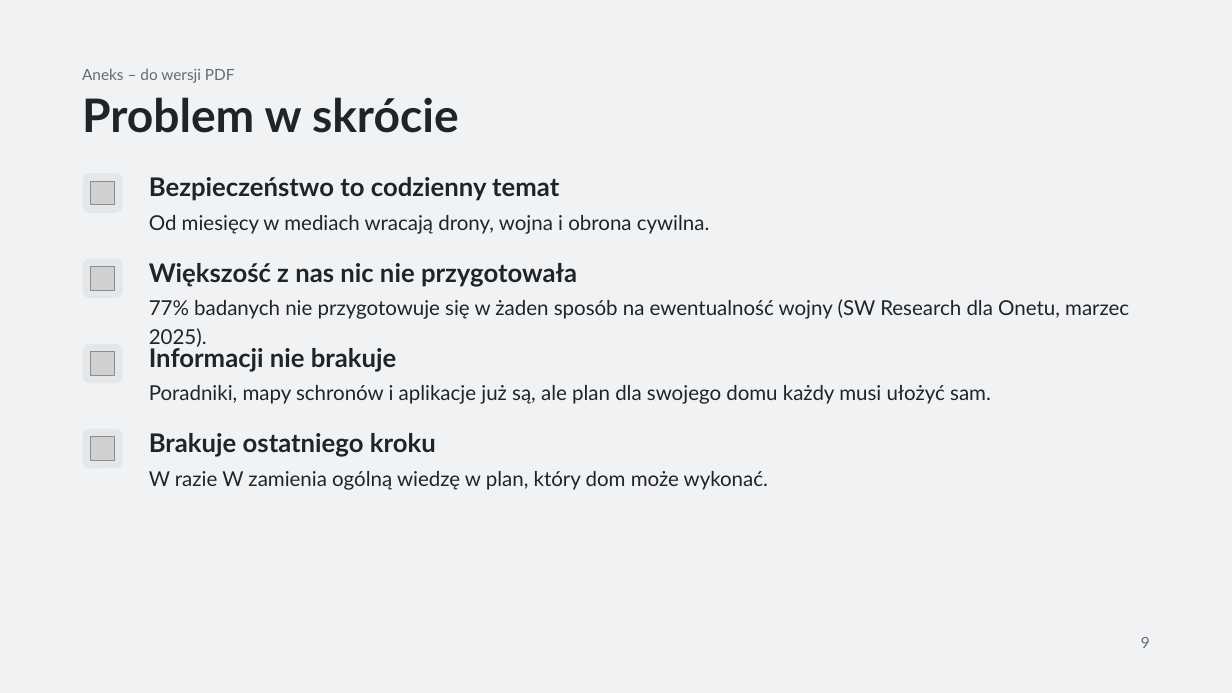
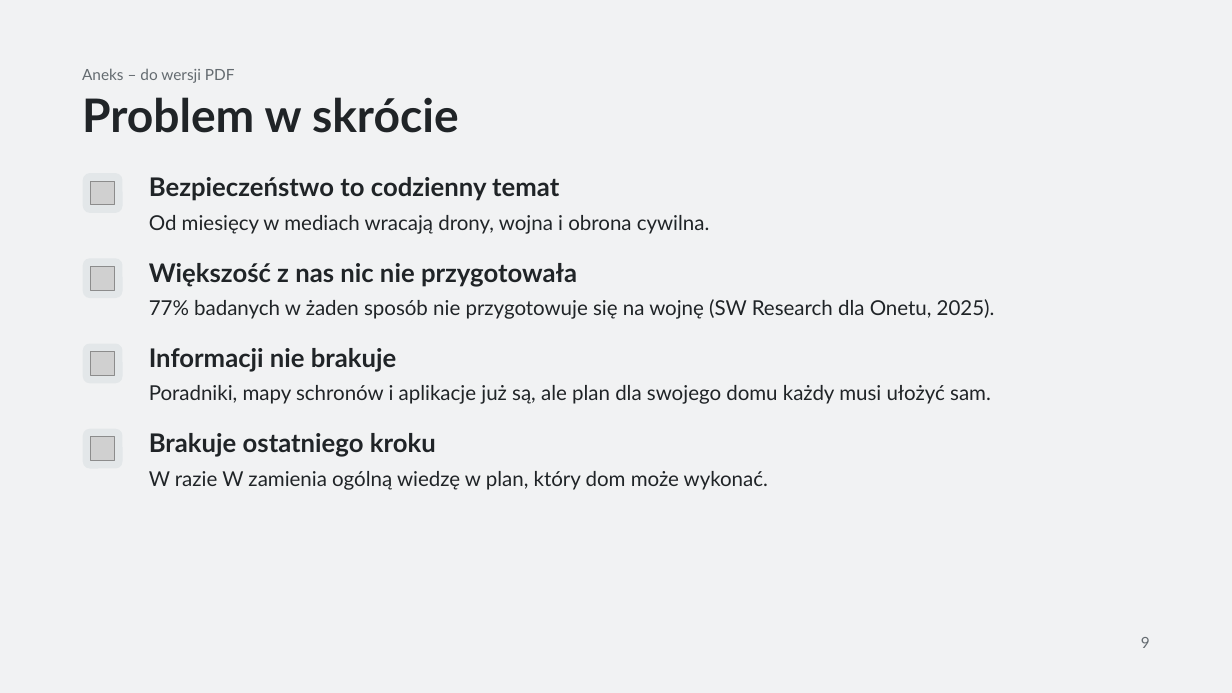
Before and after one commit to jazlik/turbo-defence, a slide deck: slide 9 of context/foundation/prezentacja/W_razie_W_HackYeah_2026_wersja_robocza.pptx. Drawn at 1232x693 pixels with LibreOffice and Linux fonts; fonts in the diff are those of the drawing; grey boxes stand for pictures. Boxes give left, top, right and bottom in pixels: in the first picture for what was removed or moved away, otherwise in the second. Text is boxed around its words. In the diff, an @@ line names an element or a change of style, - is before the commit and + after.

```diff
--- a/context/foundation/prezentacja/W_razie_W_HackYeah_2026_wersja_robocza.pptx
+++ b/context/foundation/prezentacja/W_razie_W_HackYeah_2026_wersja_robocza.pptx
@@ text at bbox=[149, 299, 995, 319]: text changed @@
-77% badanych nie przygotowuje się w żaden sposób na ewentualność wojny (SW Research dla Onetu, marzec 2025).
+77% badanych w żaden sposób nie przygotowuje się na wojnę (SW Research dla Onetu, 2025).
```
Also in this commit, not shown: 6 other slides changed, 11 other files.
